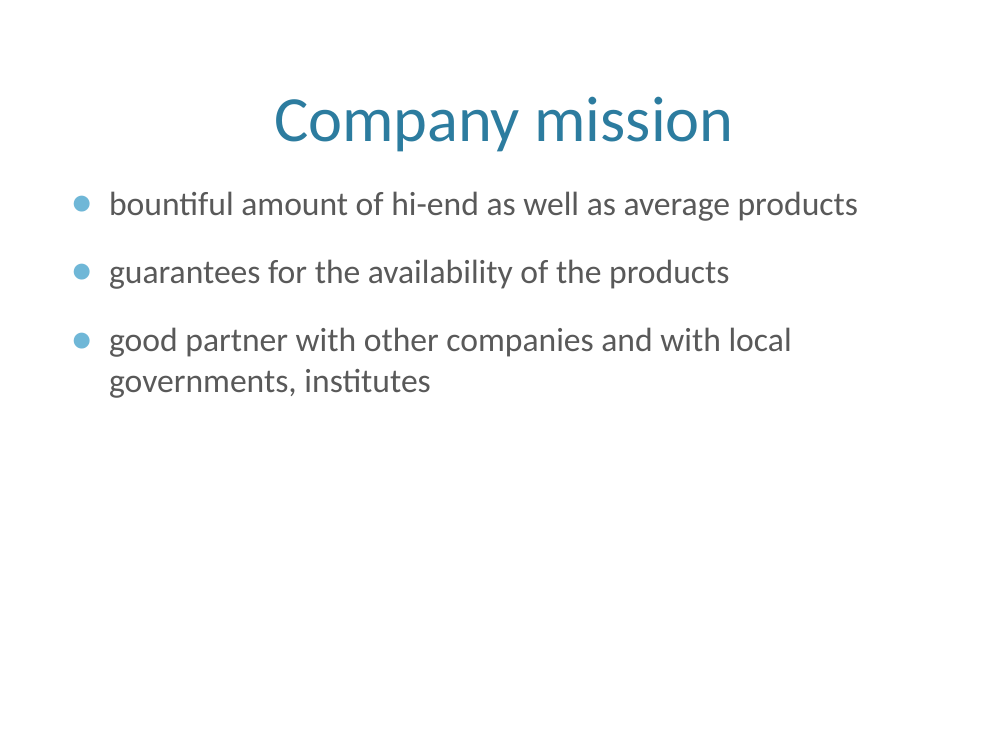
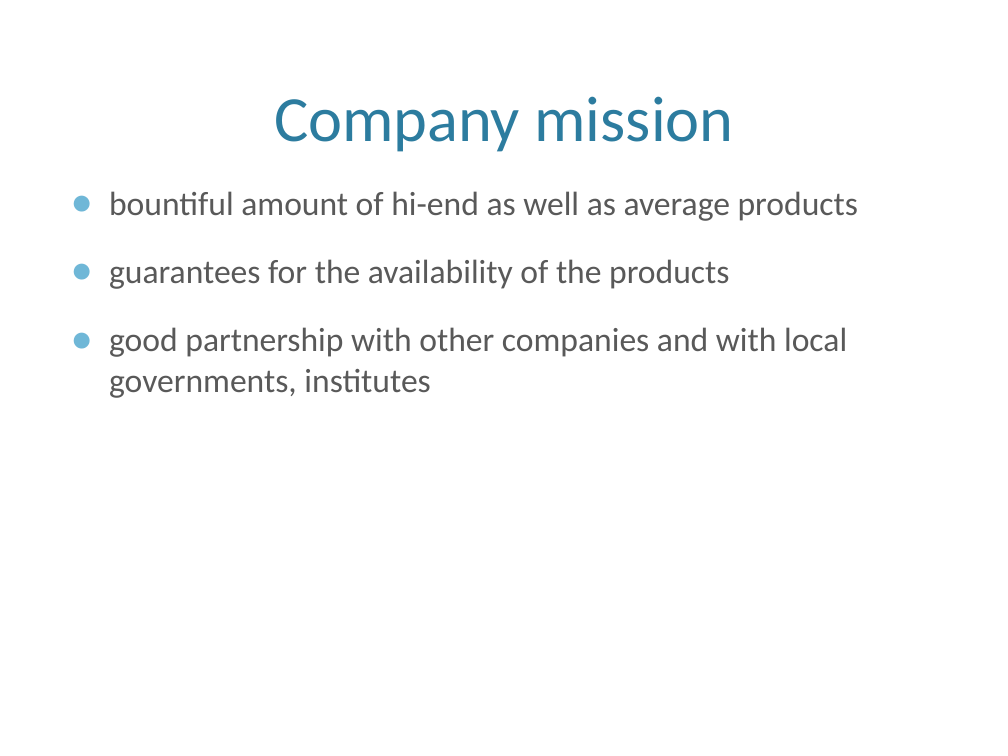
Before and after one commit to dj-death/modtech-bussim-2013, a slide deck: slide 6 of Documents/Final_Presentation.pptx. Drawn at 1008x756 pixels with LibreOffice and Linux fonts; fonts in the diff are those of the drawing; background and template pictures are left out. Boxes give left, top, right and bottom in pixels: in the first picture for what was removed or moved away, otherwise in the second. Text is boxed around its words. In the diff, an @@ line names an element or a change of style, - is before the commit and + after.

```diff
--- a/Documents/Final_Presentation.pptx
+++ b/Documents/Final_Presentation.pptx
@@ text at bbox=[109, 327, 847, 398]: text changed @@
-● good partner with other companies and with local governments, institutes
+● good partnership with other companies and with local governments, institutes
```
Also in this commit, not shown: 23 other slides changed, 2 slides added, 2 slides removed.
